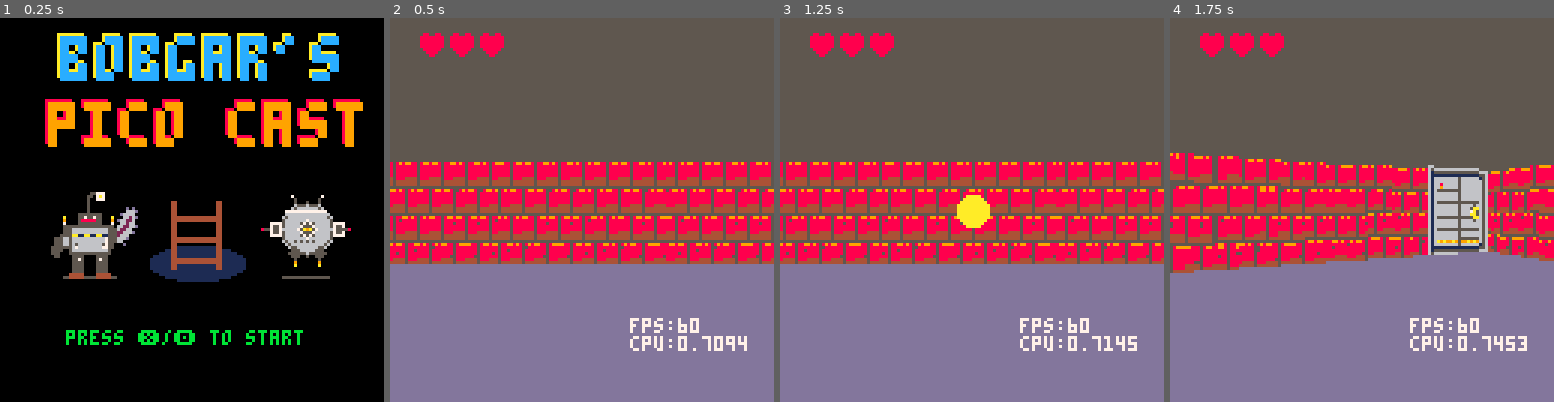
Above: before the commit, frames 1-4 (left to right).
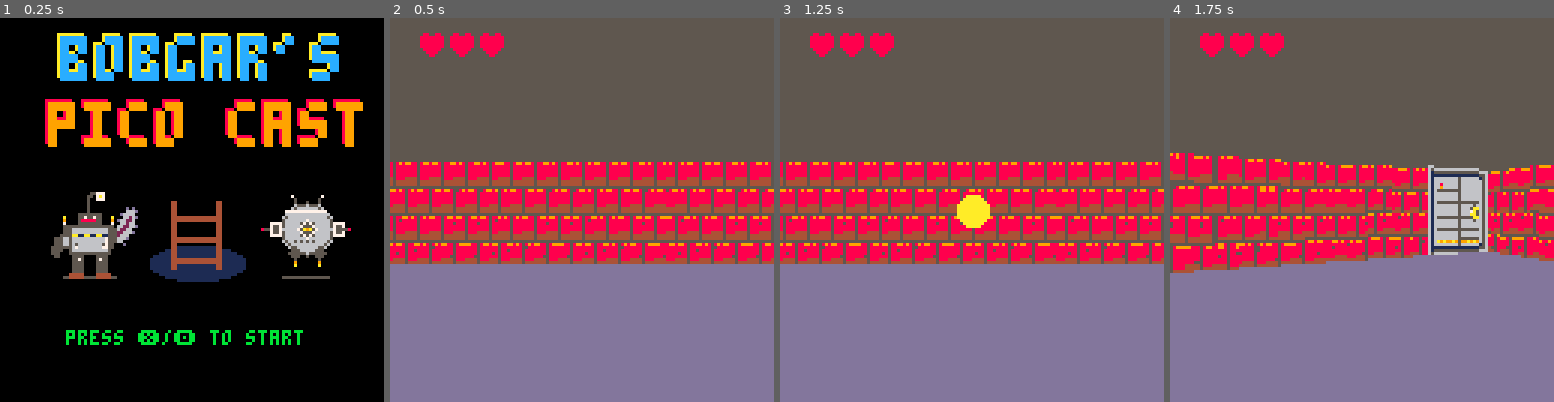
Above: after the commit, the same moments.

Repository: bobgar/picocast
Game: PICO-8 cartridge picocast.p8
Two runs of this game, one before a commit and one after it. Both use one fixed random seed, a clock stepped at 60 frames per second and the inputs below.
Inputs:
- Up to frame 1 (0.25 s): no input
- Up to frame 2 (0.5 s): tap X (X key) at 0.33 s
- Up to frame 3 (1.25 s): tap O (Z key) at 0.7 s; tap X (X key) at 1.07 s
- Up to frame 4 (1.75 s): hold Right from 1.6 s (still down); tap O (Z key) at 1.7 s

Frame 1 is identical in both runs. In frame 2, 0.8% of the frame differs, in the area x 62-93%, y 78-87%; in frame 3, 0.8%; in frame 4, 0.8%.

Commit message:
oops missed turning off fps

Diff:
--- a/main.lua
+++ b/main.lua
@@ -77,6 +77,6 @@
   for i=1,player.hp do spr(13, i*10,5) end
   --print(s,2,2, player.hurt_cd>0 and 8 or 7)
   if player.has_key then spr(14,10,15) end --print("key",2,10,11) end
-  print("fps:" .. stat(7) .. "\ncpu:" .. stat(1) ,80,100,7)
+  --print("fps:" .. stat(7) .. "\ncpu:" .. stat(1) ,80,100,7)
  end
 end
